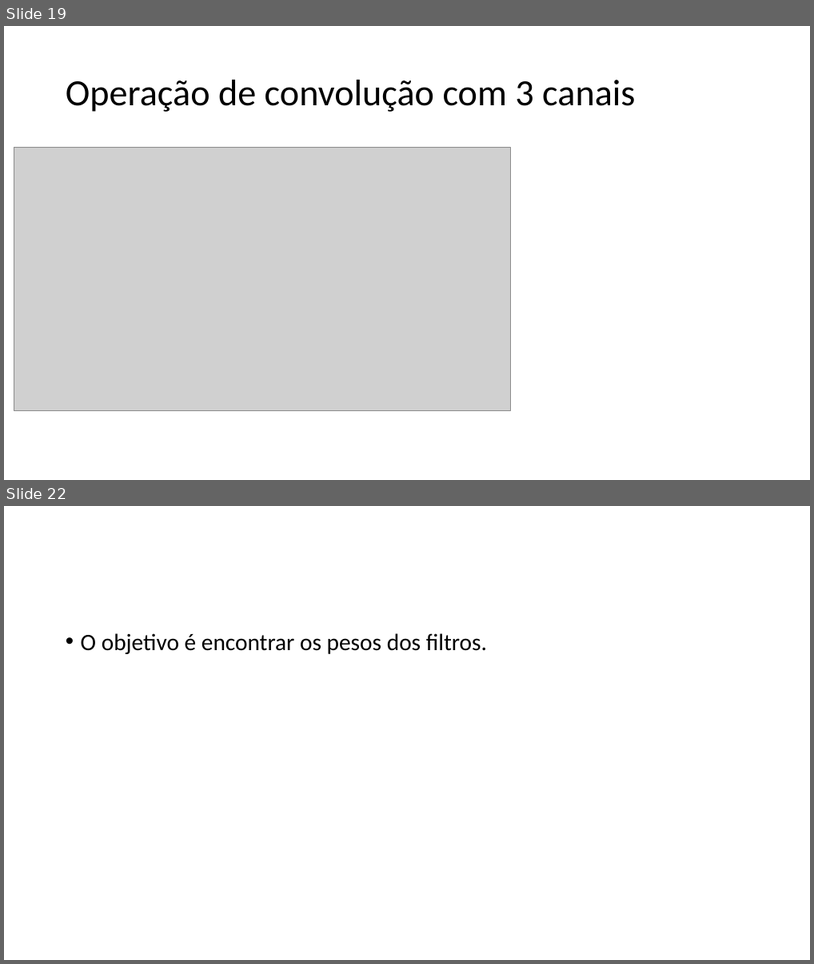
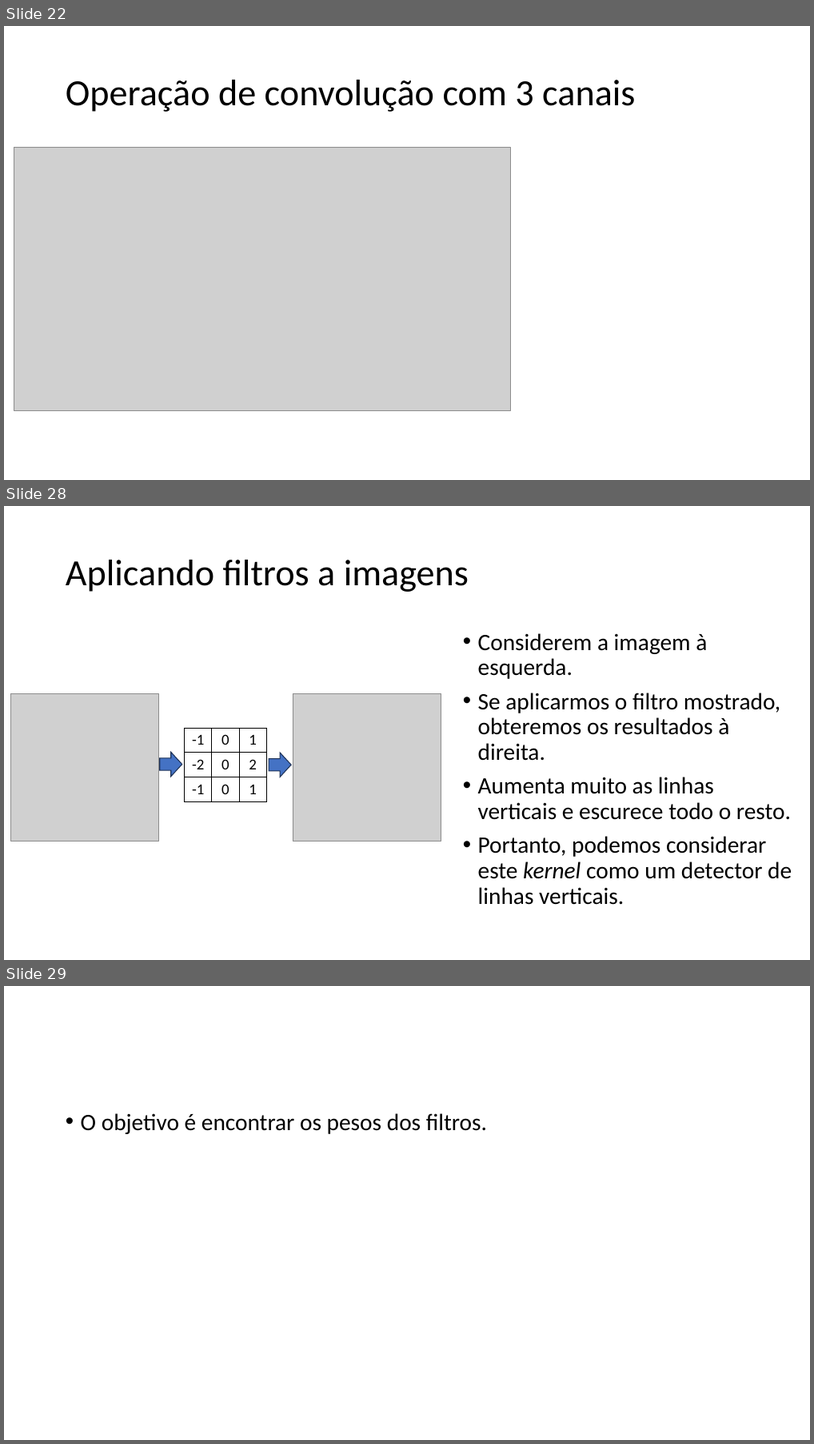
Before and after one commit to zz4fap/tp557-iot-ml, a slide deck: slides/TP557_12_Introduzindo_convoluções.pptx. Shown one above the other, each under a label of ours: slides 19 and 22 before the commit, slides 22, 28 and 29 after it; the slides between them are not shown. The pictures are 814x964 and 814x1444 pixels, drawn with LibreOffice and Linux fonts; fonts in the diff are those of the drawing; grey boxes stand for pictures. Boxes give left, top, right and bottom in pixels: in the first picture for what was removed or moved away, otherwise in the second. Text is boxed around its words. In the diff, an @@ line names an element or a change of style, - is before the commit and + after.

```diff
--- a/slides/TP557_12_Introduzindo_convoluções.pptx
+++ b/slides/TP557_12_Introduzindo_convoluções.pptx
@@ slide 28 added at (x1=4, y1=506, x2=810, y2=960), background #FFFFFF @@
@@ title added at (x1=66, y1=560, x2=469, y2=592), 44 pt, text #000000 @@
+Aplicando filtros a imagens
@@ text added at (x1=478, y1=633, x2=792, y2=904), 28 pt, text #000000 @@
+• Considerem a imagem à esquerda.
+• Se aplicarmos o filtro mostrado, obteremos os resultados à direita.
+• Aumenta muito as linhas verticais e escurece todo o resto.
+• Portanto, podemos considerar este kernel como um detector de linhas verticais.
@@ picture added at (x1=10, y1=693, x2=159, y2=841) @@
@@ picture added at (x1=293, y1=693, x2=442, y2=841) @@
@@ table added at (x1=184, y1=728, x2=266, y2=802), 3 rows, 3 columns @@
+-1 | 0 | 1
+-2 | 0 | 2
+-1 | 0 | 1
@@ right arrow added at (x1=160, y1=752, x2=182, y2=776), fill #4472C4, outline #1E3256 1 pt @@
@@ right arrow added at (x1=269, y1=752, x2=291, y2=776), fill #4472C4, outline #1E3256 1 pt @@
@@ what was slide 19 is now slide 22 @@
@@ what was slide 22 is now slide 29 @@
```
Also in this commit, not shown: 3 slides changed, 10 other slides added, 2 slides removed, 3 other files.
